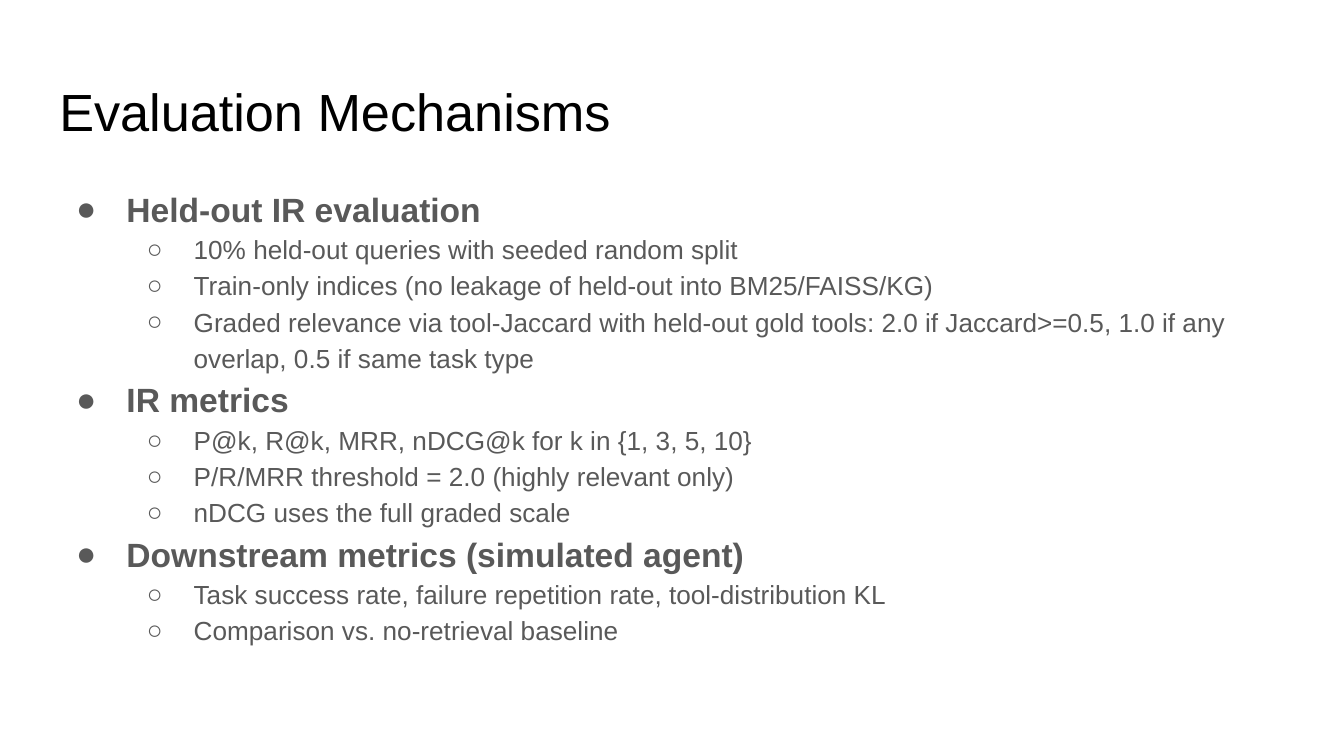
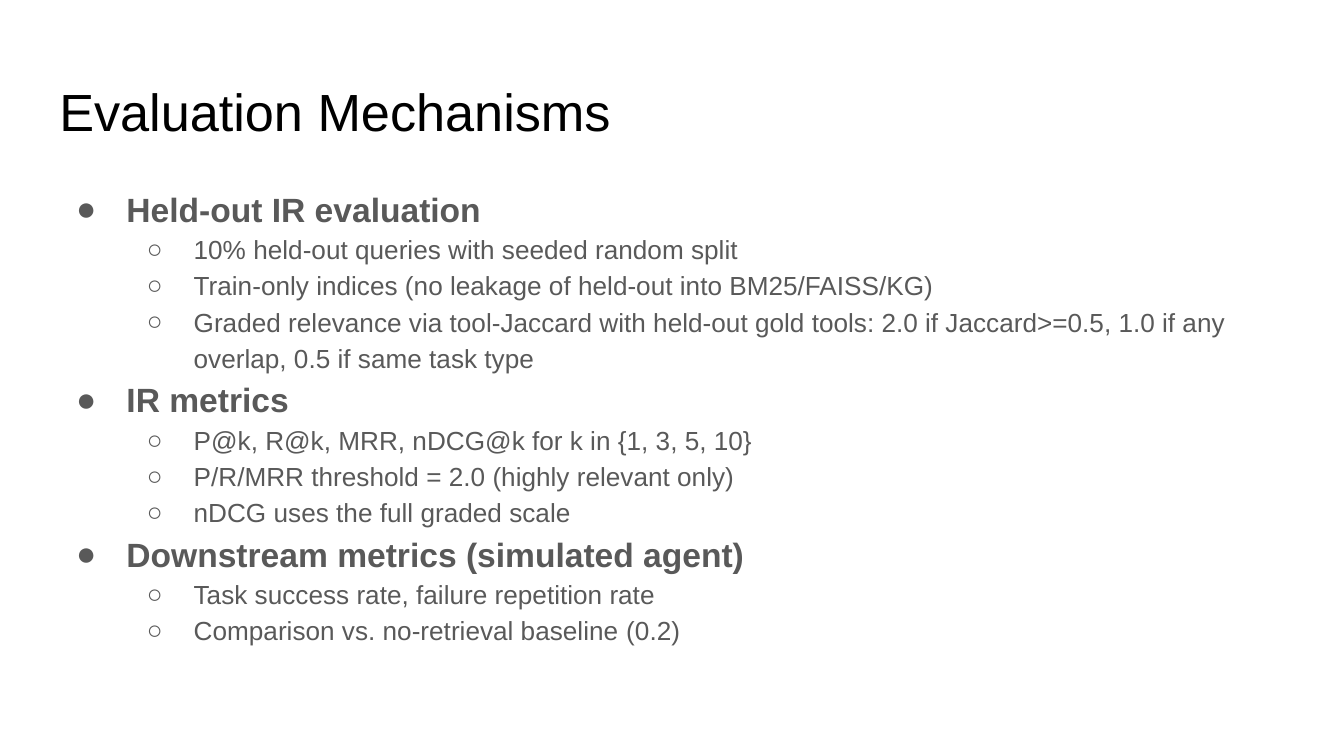
Before and after one commit to akhil-1205/ir-assignment-2, a slide deck: slide 12 of presentation.pptx. Drawn at 1344x756 pixels with LibreOffice and Linux fonts; fonts in the diff are those of the drawing. Boxes give left, top, right and bottom in pixels: in the first picture for what was removed or moved away, otherwise in the second. Text is boxed around its words. In the diff, an @@ line names an element or a change of style, - is before the commit and + after.

Commit message:
final ppt

```diff
--- a/presentation.pptx
+++ b/presentation.pptx
@@ text at <box>194,585,680,646</box>: text changed @@
-  ○ Task success rate, failure repetition rate, tool-distribution KL
-  ○ Comparison vs. no-retrieval baseline
+  ○ Task success rate, failure repetition rate
+  ○ Comparison vs. no-retrieval baseline (0.2)
```
Also in this commit, not shown: 3 other slides changed, 2 slides removed.
